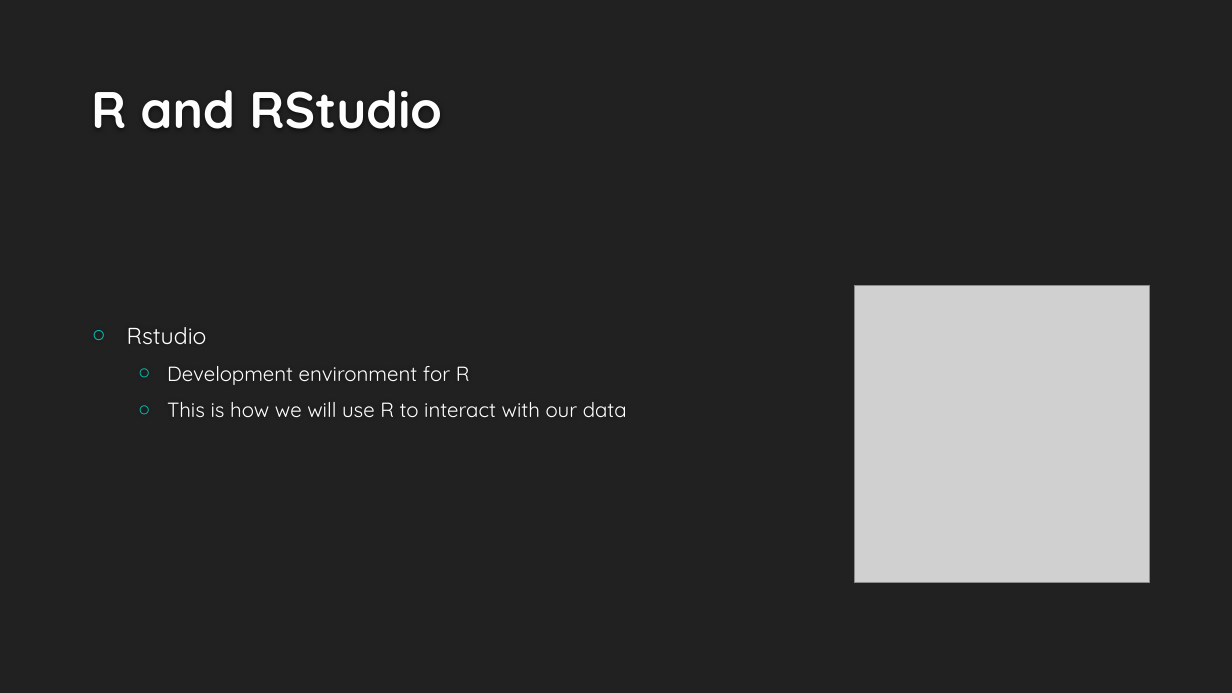
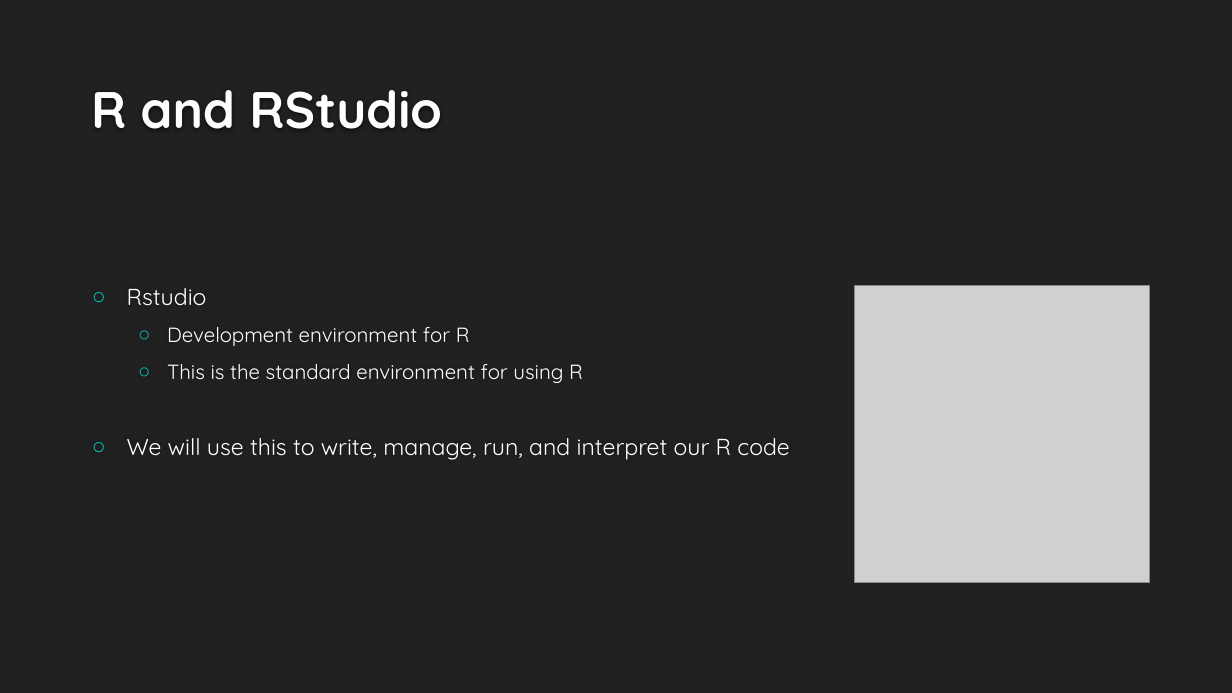
Before and after one commit to allisoct/ETLR23-24, a slide deck: slide 10 of slides/Day1.pptx (slide 9 before the commit). Drawn at 1232x693 pixels with LibreOffice and Linux fonts; fonts in the diff are those of the drawing; grey boxes stand for pictures; background and template pictures are left out. Boxes give left, top, right and bottom in pixels: in the first picture for what was removed or moved away, otherwise in the second. Text is boxed around its words. In the diff, an @@ line names an element or a change of style, - is before the commit and + after.

```diff
--- a/slides/Day1.pptx
+++ b/slides/Day1.pptx
@@ text at bbox=[127, 364, 789, 460]: text changed; size 16 to 18 pt @@
-  ○ This is how we will use R to interact with our data
+  ○ This is the standard environment for using R
+○ We will use this to write, manage, run, and interpret our R code
```
Also in this commit, not shown: 6 other slides changed, 3 slides added.
